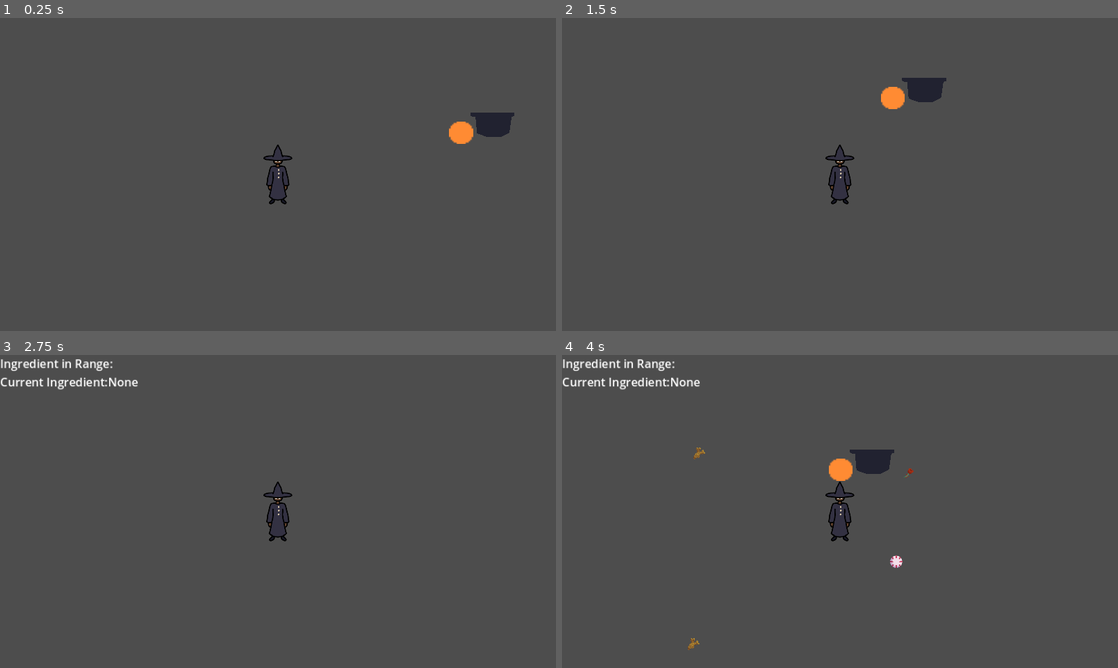
Above: before the commit, frames 1-4 (two rows, left to right).
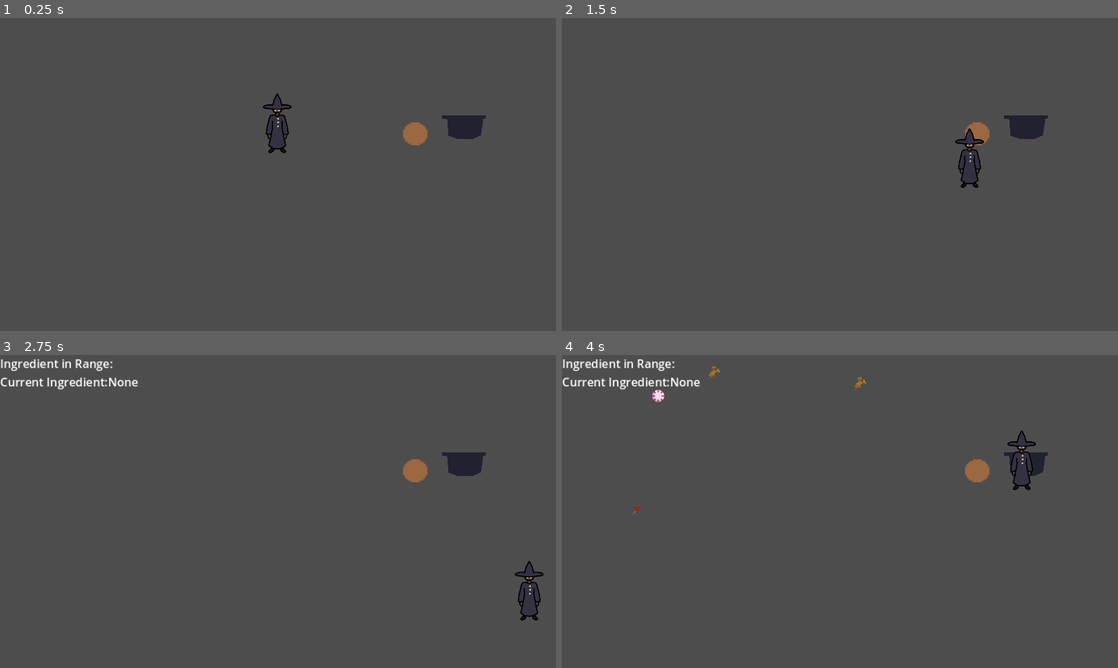
Above: after the commit, the same moments.

Repository: aryuserious/witch-in-training
Game: Godot game, scene res://scenes/level_1.tscn
The game is run twice, just before and just after one commit, with the same random seed, the same clock (stepped at 60 frames per second) and the same inputs.
Inputs:
- Up to frame 1 (0.25 s): no input
- Up to frame 2 (1.5 s): tap Enter at 0.5 s; hold D (right) 0.53-1.28 s; tap Q (drop) at 0.6 s; hold S (down) from 1.28 s (still down); tap E (pickup) at 1.35 s
- Up to frame 3 (2.75 s): release S (down) at 2.03 s; hold D (right) from 2.03 s (still down); tap 1 (show-hide stats) at 2.1 s
- Up to frame 4 (4 s): release D (right) at 2.78 s; hold W (up) 2.78-3.53 s; tap I (test) at 2.85 s; hold A (left) from 3.53 s (still down); tap Q (drop) at 3.6 s

The runs differ from the first frame. In frame 1, 2.2% of the frame differs, in the area x 47-93%, y 24-60%; in frame 2, 2.5%; in frame 3, 1.8%; in frame 4, 2.6%, in the area x 12-88%, y 3-95%.

Commit message:
y sort - everything in level 1 is y sorted in a believable way - ingredients have a z index of 5 so they will always be infront

Diff:
--- a/scenes/cauldron.tscn
+++ b/scenes/cauldron.tscn
@@ -1,14 +1,10 @@
-[gd_scene load_steps=5 format=3 uid="uid://d34dwh7n46jpu"]
+[gd_scene load_steps=3 format=3 uid="uid://d34dwh7n46jpu"]
 
 [ext_resource type="Script" path="res://scripts/cauldron.gd" id="1_o44t3"]
-[ext_resource type="Texture2D" uid="uid://lg0dk8lf2dn4" path="res://assets/circle0.png" id="1_wdrpe"]
 
 [sub_resource type="CapsuleShape2D" id="CapsuleShape2D_jfit8"]
 radius = 14.0
 height = 108.0
-
-[sub_resource type="CircleShape2D" id="CircleShape2D_mvid7"]
-radius = 43.1741
 
 [node name="Cauldron" type="StaticBody2D"]
 scale = Vector2(0.5, 0.5)
@@ -23,20 +19,3 @@
 [node name="CollisionShape2D" type="CollisionShape2D" parent="."]
 rotation = 1.5708
 shape = SubResource("CapsuleShape2D_jfit8")
-
-[node name="Detection" type="Area2D" parent="."]
-collision_layer = 16
-collision_mask = 2
-
-[node name="Sprite2D" type="Sprite2D" parent="Detection"]
-modulate = Color(1, 0.546667, 0.2, 1)
-position = Vector2(-111.5, 0)
-scale = Vector2(5.1875, 4.84375)
-texture = ExtResource("1_wdrpe")
-
-[node name="CollisionShape2D" type="CollisionShape2D" parent="Detection"]
-position = Vector2(-112, 0)
-shape = SubResource("CircleShape2D_mvid7")
-
-[connection signal="body_entered" from="Detection" to="." method="_on_detection_body_entered"]
-[connection signal="body_exited" from="Detection" to="." method="_on_detection_body_exited"]
--- /dev/null
+++ b/scenes/cauldron_detection.tscn
@@ -0,0 +1,20 @@
+[gd_scene load_steps=3 format=3 uid="uid://bxagv38tvr6qd"]
+
+[ext_resource type="Texture2D" uid="uid://lg0dk8lf2dn4" path="res://assets/circle0.png" id="1_jenog"]
+
+[sub_resource type="CircleShape2D" id="CircleShape2D_mvid7"]
+radius = 43.1741
+
+[node name="CauldronDetection" type="Area2D"]
+collision_layer = 16
+collision_mask = 2
+
+[node name="Sprite2D" type="Sprite2D" parent="."]
+modulate = Color(1, 0.545098, 0.2, 0.443137)
+position = Vector2(0, 45.75)
+scale = Vector2(5.1875, 4.84375)
+texture = ExtResource("1_jenog")
+
+[node name="CollisionShape2D" type="CollisionShape2D" parent="."]
+position = Vector2(0, 45.75)
+shape = SubResource("CircleShape2D_mvid7")
--- a/scenes/ingredient.tscn
+++ b/scenes/ingredient.tscn
@@ -2,9 +2,10 @@
 
 [ext_resource type="Script" path="res://scripts/ingredient.gd" id="1_vuxb1"]
 [ext_resource type="Texture2D" uid="uid://d3v77sveuc4qg" path="res://assets/ingredients.png" id="2_a7wxe"]
-[ext_resource type="Shape2D" path="res://assets/collisionshape.tres" id="3_jrt0x"]
+[ext_resource type="Shape2D" uid="uid://ue4c1q8ncl73" path="res://assets/collisionshape.tres" id="3_jrt0x"]
 
-[node name="IngredientScene" type="Area2D"]
+[node name="Ingredient" type="Area2D"]
+z_index = 5
 collision_layer = 4
 collision_mask = 0
 script = ExtResource("1_vuxb1")
--- a/scenes/level_1.tscn
+++ b/scenes/level_1.tscn
@@ -1,20 +1,24 @@
-[gd_scene load_steps=5 format=3 uid="uid://2571m6godsxt"]
+[gd_scene load_steps=6 format=3 uid="uid://2571m6godsxt"]
 
 [ext_resource type="Script" path="res://scripts/level_1.gd" id="1_cltiy"]
 [ext_resource type="PackedScene" uid="uid://c5sekepb63mku" path="res://scenes/player.tscn" id="1_iw33g"]
 [ext_resource type="PackedScene" uid="uid://d34dwh7n46jpu" path="res://scenes/cauldron.tscn" id="3_7uji8"]
+[ext_resource type="PackedScene" uid="uid://bxagv38tvr6qd" path="res://scenes/cauldron_detection.tscn" id="5_42agb"]
 [ext_resource type="PackedScene" uid="uid://c6uq1yph8uswp" path="res://scenes/stats.tscn" id="5_xuif7"]
 
 [node name="Level1" type="Node2D"]
+y_sort_enabled = true
 script = ExtResource("1_cltiy")
 
 [node name="Player" parent="." instance=ExtResource("1_iw33g")]
-position = Vector2(431, 274)
-
-[node name="Camera2D" type="Camera2D" parent="Player"]
+position = Vector2(479, 234)
 
 [node name="Cauldron" parent="." instance=ExtResource("3_7uji8")]
 position = Vector2(803, 202)
 
 [node name="Stats" parent="." instance=ExtResource("5_xuif7")]
 visible = false
+
+[node name="CauldronDetection" parent="." instance=ExtResource("5_42agb")]
+position = Vector2(717, 177)
+scale = Vector2(0.5, 0.5)
--- a/scenes/player.tscn
+++ b/scenes/player.tscn
@@ -3,9 +3,8 @@
 [ext_resource type="Script" path="res://scripts/player.gd" id="1_u0nfh"]
 [ext_resource type="Texture2D" uid="uid://di5lr3dycx46x" path="res://assets/player.png" id="2_gck5r"]
 
-[sub_resource type="CapsuleShape2D" id="CapsuleShape2D_dtcbc"]
-radius = 21.0
-height = 100.0
+[sub_resource type="CapsuleShape2D" id="CapsuleShape2D_iaacu"]
+radius = 8.0
 
 [sub_resource type="CircleShape2D" id="CircleShape2D_7ixw2"]
 radius = 67.0
@@ -16,16 +15,19 @@
 script = ExtResource("1_u0nfh")
 
 [node name="Sprite2D" type="Sprite2D" parent="."]
+position = Vector2(0, -52.25)
 scale = Vector2(0.5, 0.5)
 texture = ExtResource("2_gck5r")
 region_enabled = true
 region_rect = Rect2(921.162, 212.275, 112.697, 215.12)
 
 [node name="CollisionShape2D" type="CollisionShape2D" parent="."]
-position = Vector2(0, 1)
-shape = SubResource("CapsuleShape2D_dtcbc")
+position = Vector2(0, -9)
+rotation = 1.5708
+shape = SubResource("CapsuleShape2D_iaacu")
 
 [node name="Detection" type="Area2D" parent="."]
+position = Vector2(0, -52.25)
 collision_layer = 16
 collision_mask = 12
 
@@ -33,7 +35,7 @@
 shape = SubResource("CircleShape2D_7ixw2")
 
 [node name="HandPosition" type="Node2D" parent="."]
-position = Vector2(-14, 23)
+position = Vector2(-14, -29.25)
 
 [connection signal="area_entered" from="Detection" to="." method="_on_detection_area_entered"]
 [connection signal="area_exited" from="Detection" to="." method="_on_detection_area_exited"]
